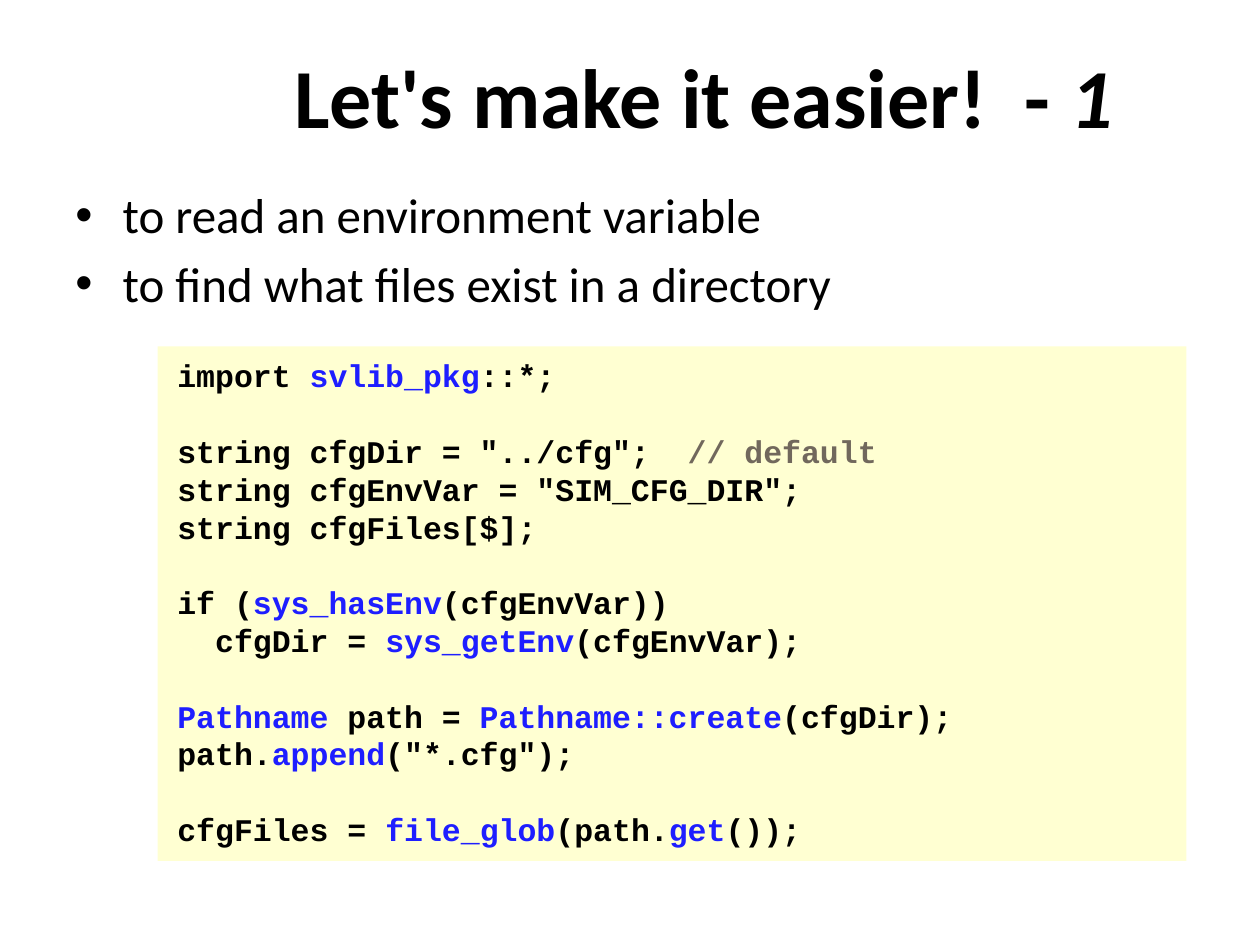
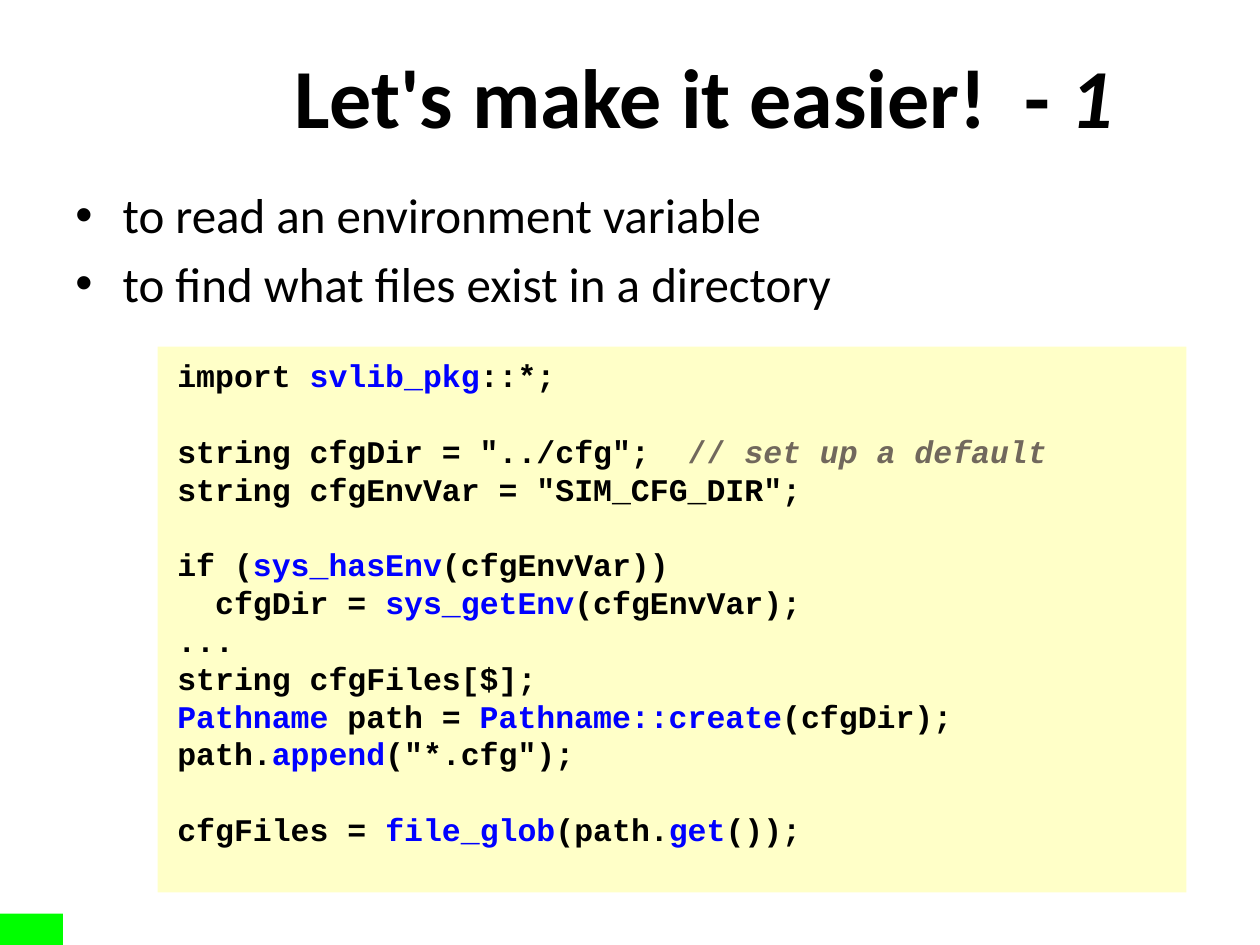
Before and after one commit to xiaoweish/svlib, a slide deck: slide 3 of svlib/doc/163-aq602-latest-draft.pptm. Drawn at 1260x945 pixels with LibreOffice and Linux fonts; fonts in the diff are those of the drawing; background and template pictures are left out. Boxes give left, top, right and bottom in pixels: in the first picture for what was removed or moved away, otherwise in the second. Text is boxed around its words. In the diff, an @@ line names an element or a change of style, - is before the commit and + after.

```diff
--- a/svlib/doc/163-aq602-latest-draft.pptm
+++ b/svlib/doc/163-aq602-latest-draft.pptm
@@ rectangle "import svlib_pkg::*;": place and size @@
-rectangle "import svlib_pkg::*;" at [158, 346, 1187, 861]
+rectangle "import svlib_pkg::*;" at [158, 346, 1187, 892]
@@ rectangle "import svlib_pkg::*;" at [158, 346, 1187, 892]: fill #FFFFD2 to #FFFFC8 @@
@@ text in rectangle at [177, 365, 953, 848]: text colour #1E1EFF to #0000FF in "svlib_pkg::*;", "(sys_hasEnv(cfgEnvVar))", "sys_getEnv(cfgEnvVar);", "Pathname Pathname::create(cfgDir);" and 2 more places @@
@@ text in rectangle at [177, 440, 1046, 470]: text changed @@
-string cfgDir = "../cfg"; // default
+string cfgDir = "../cfg"; // set up a default
@@ text in rectangle at [177, 516, 537, 546]: paragraph removed @@
-string cfgFiles[$];
@@ text in rectangle at [177, 667, 537, 697]: paragraphs added @@
+...
+string cfgFiles[$];
@@ rectangle added at [0, 914, 63, 945], fill #00FF00 @@
```
Also in this commit, not shown: 16 other slides changed.
